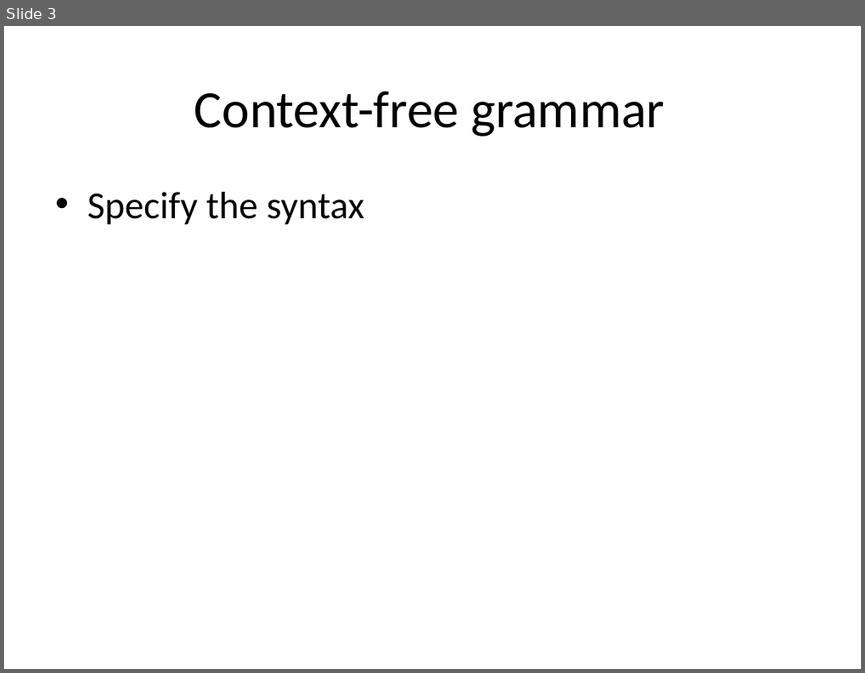
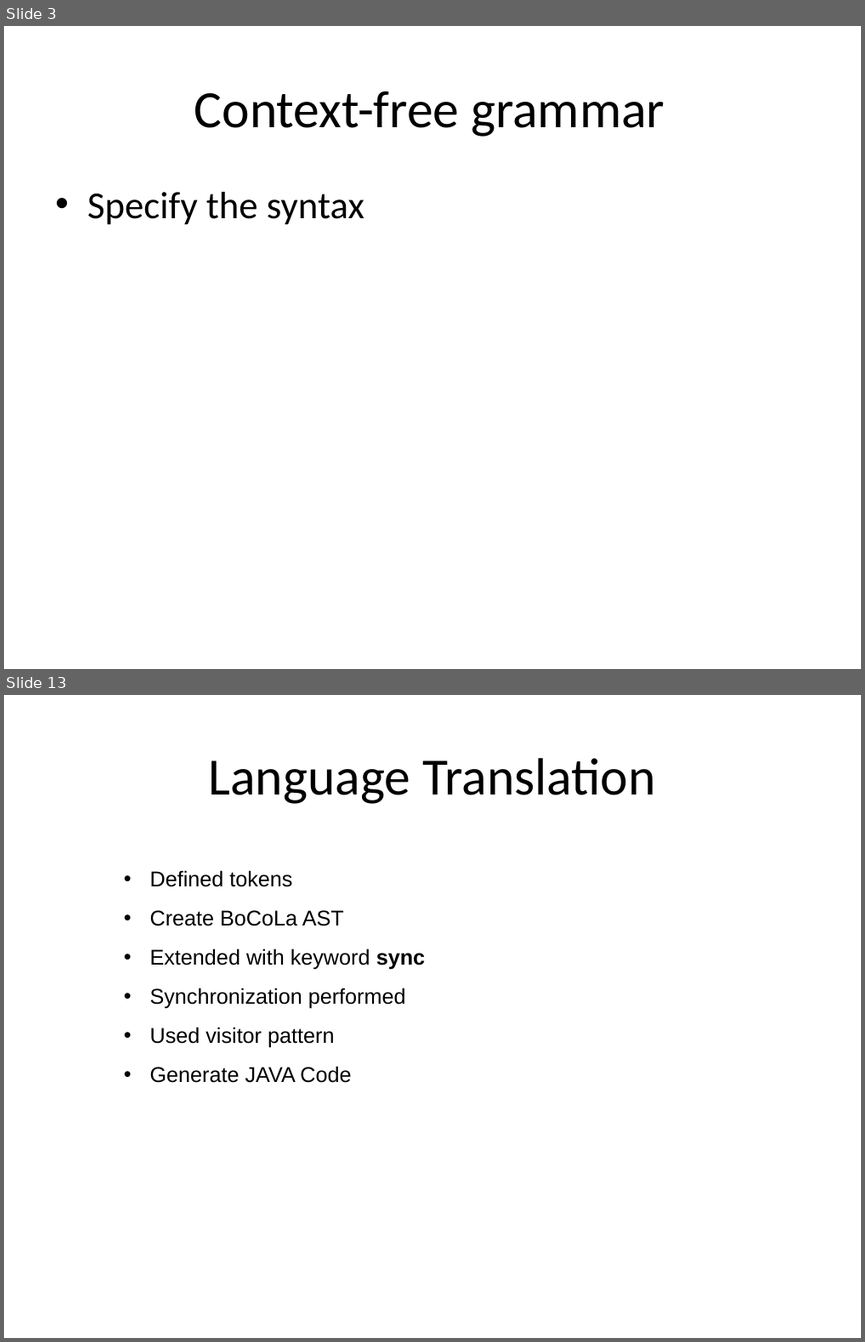
Before and after one commit to isurup/kalle-martin-group, a slide deck: SSE2/slides/1 Analysis.ppt. Shown one above the other, each under a label of ours: slide 3 before the commit, slides 3 and 13 after it; the slides between them are not shown. The pictures are 865x673 and 865x1342 pixels, drawn with LibreOffice and Linux fonts; fonts in the diff are those of the drawing. Boxes give left, top, right and bottom in pixels: in the first picture for what was removed or moved away, otherwise in the second. Text is boxed around its words. In the diff, an @@ line names an element or a change of style, - is before the commit and + after.

```diff
--- a/SSE2/slides/1 Analysis.ppt
+++ b/SSE2/slides/1 Analysis.ppt
@@ slide 13 added at (4, 695, 861, 1338), background #FFFFFF @@
@@ title added at (209, 758, 656, 804), 44 pt, text #000000 @@
+Language Translation
@@ text added at (150, 870, 425, 1083), 18 pt, text #000000 @@
+• Defined tokens
+• Create BoCoLa AST
+• Extended with keyword sync
+• Synchronization performed
+• Used visitor pattern
+• Generate JAVA Code
```
Also in this commit, not shown: 5 slides changed, 9 other slides added.
